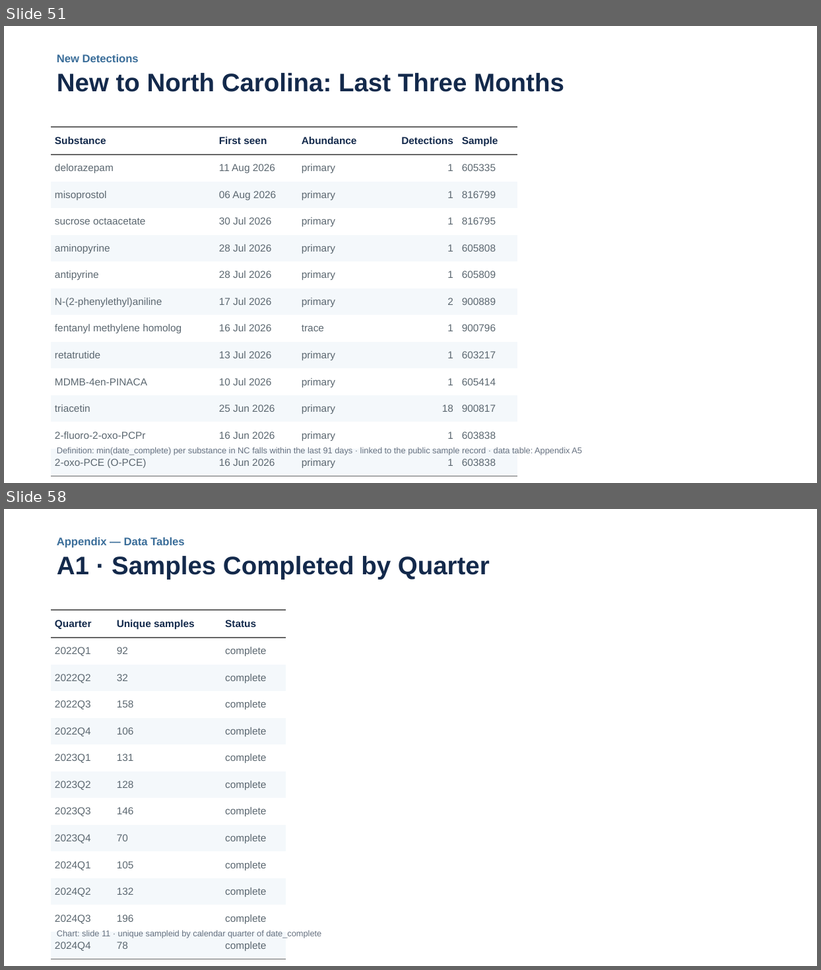
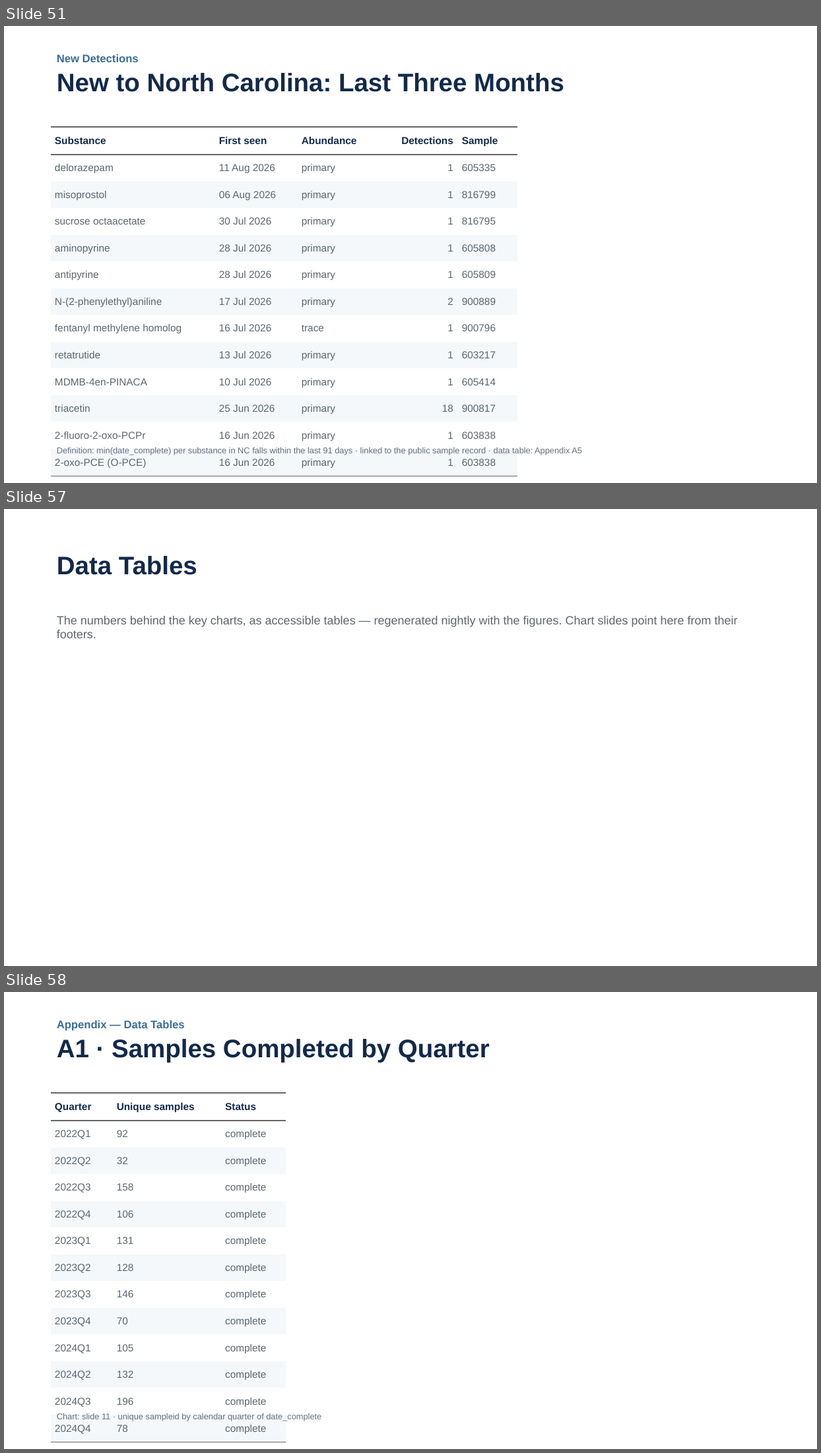
Before and after one commit to opioiddatalab/ncslides, a slide deck: docs/nc-drug-checking-latest.pptx. Shown one above the other, each under a label of ours: slides 51 and 58 before the commit, slides 51, 57 and 58 after it; the slides between them are not shown. The pictures are 821x970 and 821x1453 pixels, drawn with LibreOffice and Linux fonts; fonts in the diff are those of the drawing. Boxes give left, top, right and bottom in pixels: in the first picture for what was removed or moved away, otherwise in the second. Text is boxed around its words. In the diff, an @@ line names an element or a change of style, - is before the commit and + after.

```diff
--- a/docs/nc-drug-checking-latest.pptx
+++ b/docs/nc-drug-checking-latest.pptx
@@ slide 57 added at box(4, 509, 817, 966), background #FFFFFF @@
@@ text added at box(57, 556, 197, 575), 30 pt, text #13294B, bold @@
+Data Tables
@@ text added at box(57, 616, 738, 638), 14 pt, text #5B6770 @@
+The numbers behind the key charts, as accessible tables — regenerated nightly with the figures. Chart slides point here from their footers.
```
Also in this commit, not shown: 37 slides changed, 6 other slides added, 7 slides removed, 5 other files.
